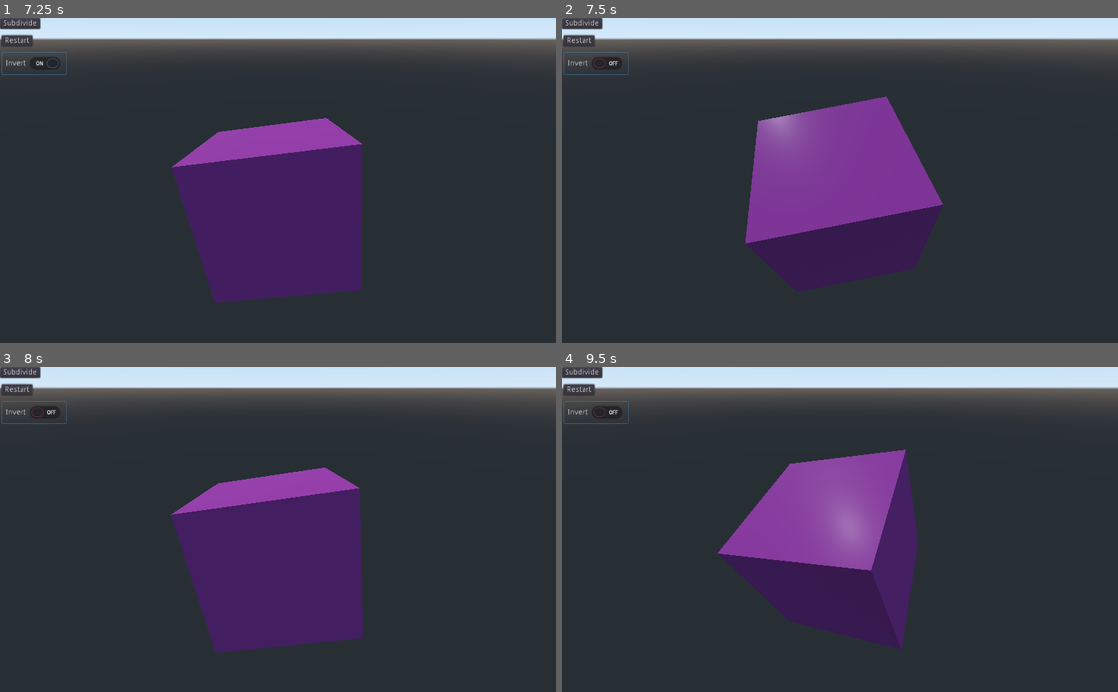
Above: before the commit, frames 1-4 (two rows, left to right).
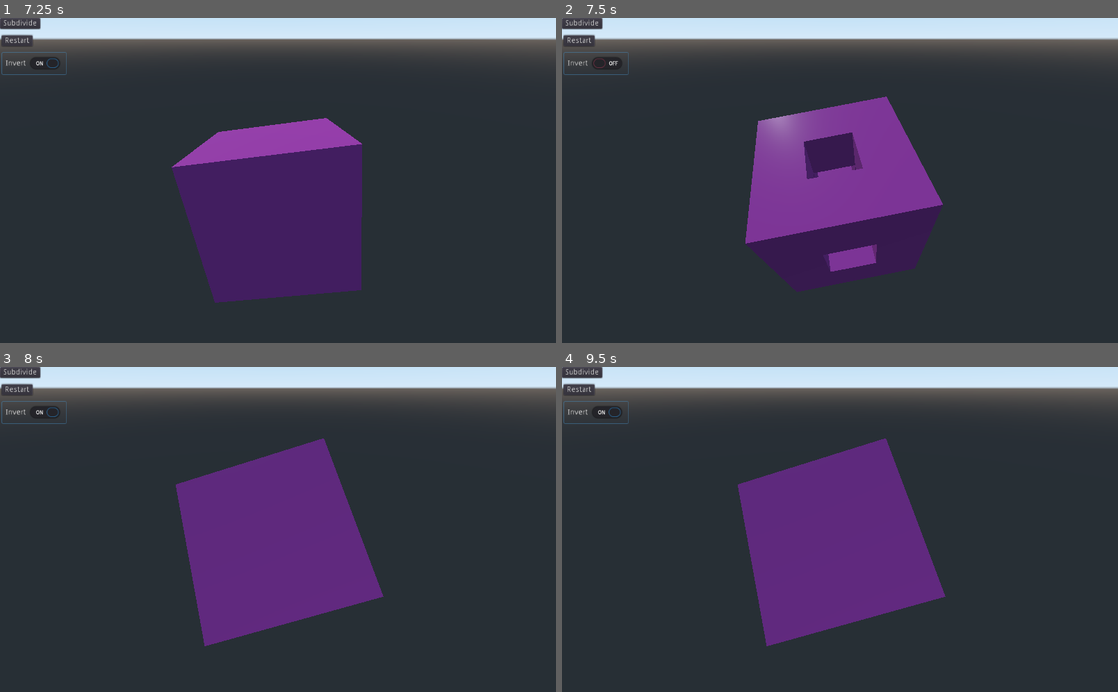
Above: after the commit, the same moments.

Repository: godot-academy/godot-coding-challenge
Game: Godot game, scene res://Menger Sponge.tscn
The game is run twice, just before and just after one commit, with the same random seed, the same clock (stepped at 60 frames per second) and the same inputs.
Inputs:
- Up to frame 1 (7.25 s): click "Restart" at 0.5 s; click "Restart" at 1.25 s; click "Restart" at 2 s; click "Subdivide" at 2.75 s; click "Invert" at 3.5 s; click "Subdivide" at 4.25 s; click "Invert" at 5 s; click "Subdivide" at 5.75 s; click "Invert" at 6.5 s
- Up to frame 2 (7.5 s): tap Enter at 7.25 s; tap W (split, bound only after the commit) at 7.35 s
- Up to frame 3 (8 s): tap Q (toggle, bound only after the commit) at 7.55 s
- Up to frame 4 (9.5 s): tap Q (toggle, bound only after the commit) at 8.1, 9.05 s; tap W (split, bound only after the commit) at 8.3, 8.85 s

Frame 1 is identical in both runs. In frame 2, 1.5% of the frame differs, in the area x 43-60%, y 26-78%; in frame 3, 18%, in the area x 5-69%, y 12-89%; in frame 4, 18%.

Commit message:
Adding README's Adding key controls to Menger Sponge (Q W E)

Diff:
--- a/2-menger-sponge/Menger Sponge.gd
+++ b/2-menger-sponge/Menger Sponge.gd
@@ -6,6 +6,7 @@
 # Called when the node enters the scene tree for the first time.
 func _ready():
 	set_process(true)
+	set_process_unhandled_input(true)
 
 # Called every frame. 'delta' is the elapsed time since the previous frame.
 func _process(delta):
@@ -38,3 +39,15 @@
 func _on_CheckButton_toggled(button_pressed):
 	#Simply restart
 	_restart()
+
+func _unhandled_input(event):
+
+	#Was it a reset, split, or toggle event
+	if event is InputEventKey:
+		if event.is_action_released("reset"):
+			_restart()
+		elif event.is_action_released("split"):
+			$Segment.subdivide()
+		elif event.is_action_released("toggle"):
+			$CheckButton.pressed = !$CheckButton.pressed
+			_restart()
--- a/2-menger-sponge/project.godot
+++ b/2-menger-sponge/project.godot
@@ -19,6 +19,24 @@
 run/main_scene="res://Menger Sponge.tscn"
 config/icon="res://icon.png"
 
+[input]
+
+toggle={
+"deadzone": 0.5,
+"events": [ Object(InputEventKey,"resource_local_to_scene":false,"resource_name":"","device":0,"alt":false,"shift":false,"control":false,"meta":false,"command":false,"pressed":false,"scancode":81,"unicode":0,"echo":false,"script":null)
+ ]
+}
+split={
+"deadzone": 0.5,
+"events": [ Object(InputEventKey,"resource_local_to_scene":false,"resource_name":"","device":0,"alt":false,"shift":false,"control":false,"meta":false,"command":false,"pressed":false,"scancode":87,"unicode":0,"echo":false,"script":null)
+ ]
+}
+reset={
+"deadzone": 0.5,
+"events": [ Object(InputEventKey,"resource_local_to_scene":false,"resource_name":"","device":0,"alt":false,"shift":false,"control":false,"meta":false,"command":false,"pressed":false,"scancode":69,"unicode":0,"echo":false,"script":null)
+ ]
+}
+
 [rendering]
 
 environment/default_environment="res://default_env.tres"
Not shown, added: 1-starfield/readme.md
Not shown, added: 1-starfield/starfield.gif
Not shown, added: 2-menger-sponge/menger_sponge.gif
Not shown, added: 2-menger-sponge/readme.md
Not shown, added: readme.md
